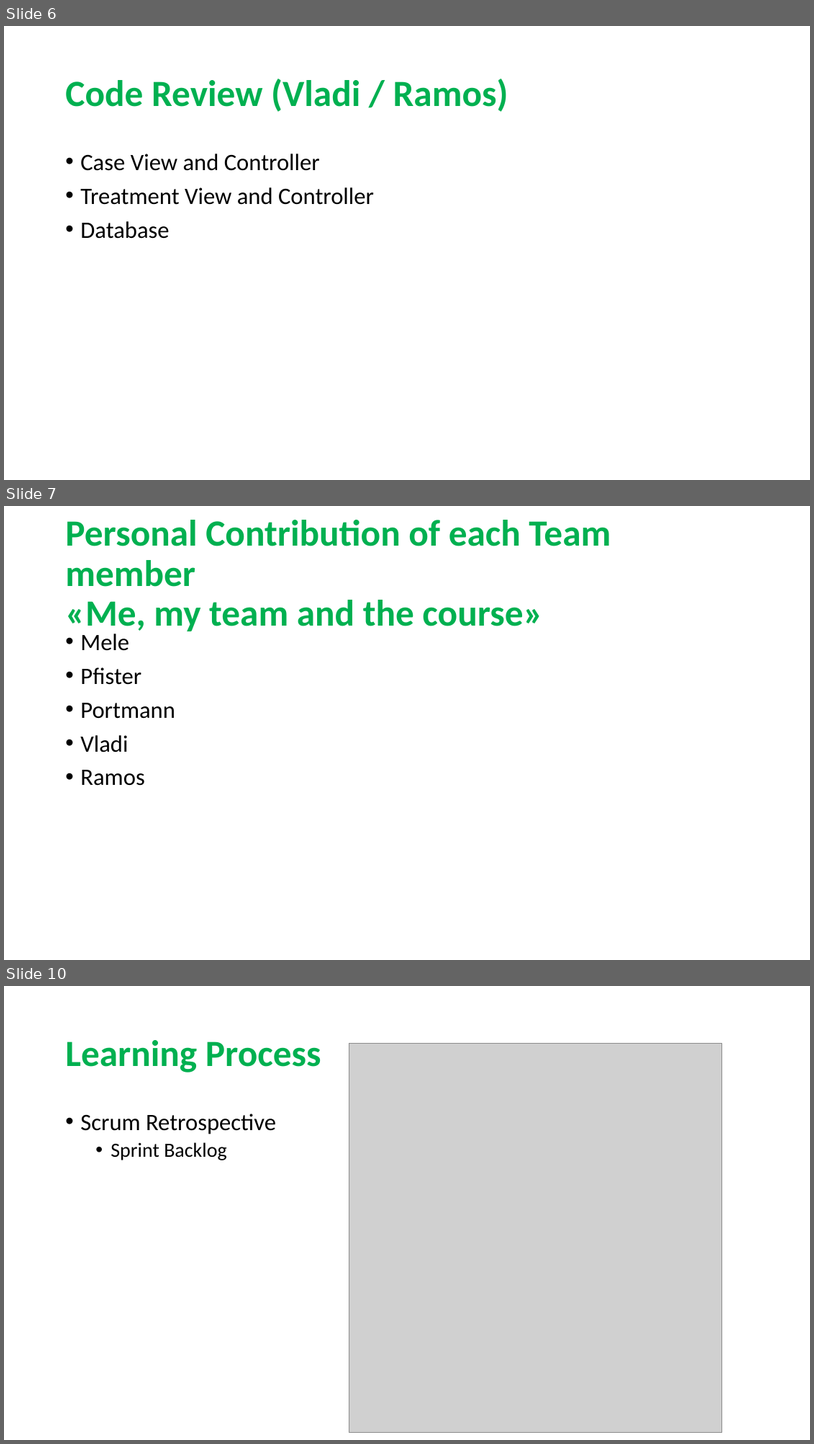
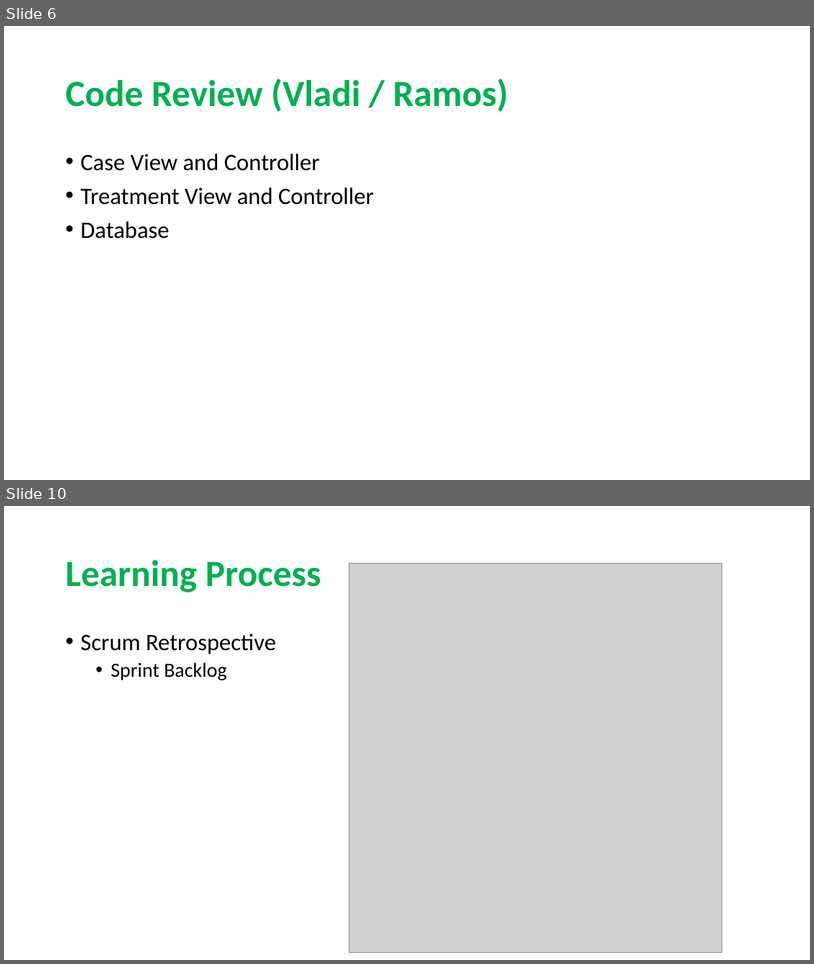
Before and after one commit to sarahmele/ch.bfh.btx8081.w2015.green, a slide deck: doc/task14/Task14.pptx. Shown one above the other, each under a label of ours: slides 6, 7 and 10 before the commit, slides 6 and 10 after it; the slides between them are not shown. The pictures are 814x1444 and 814x964 pixels, drawn with LibreOffice and Linux fonts; fonts in the diff are those of the drawing; grey boxes stand for pictures. Boxes give left, top, right and bottom in pixels: in the first picture for what was removed or moved away, otherwise in the second. Text is boxed around its words. In the diff, an @@ line names an element or a change of style, - is before the commit and + after.

```diff
--- a/doc/task14/Task14.pptx
+++ b/doc/task14/Task14.pptx
@@ slide 7 removed at bbox=[4, 506, 810, 960], background #FFFFFF @@
@@ title removed at bbox=[65, 520, 611, 635] @@
-Personal Contribution of each Team member
-«Me, my team and the course»
@@ text removed at bbox=[80, 633, 175, 785] @@
-• Mele
-• Pfister
-• Portmann
-• Vladi
-• Ramos
```
Also in this commit, not shown: 3 slides changed, 2 slides added.
